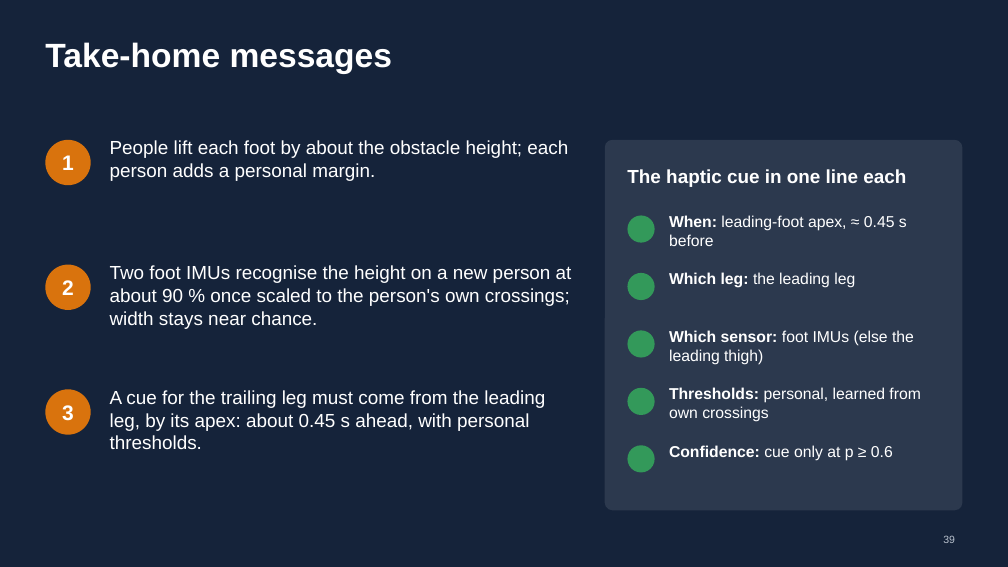
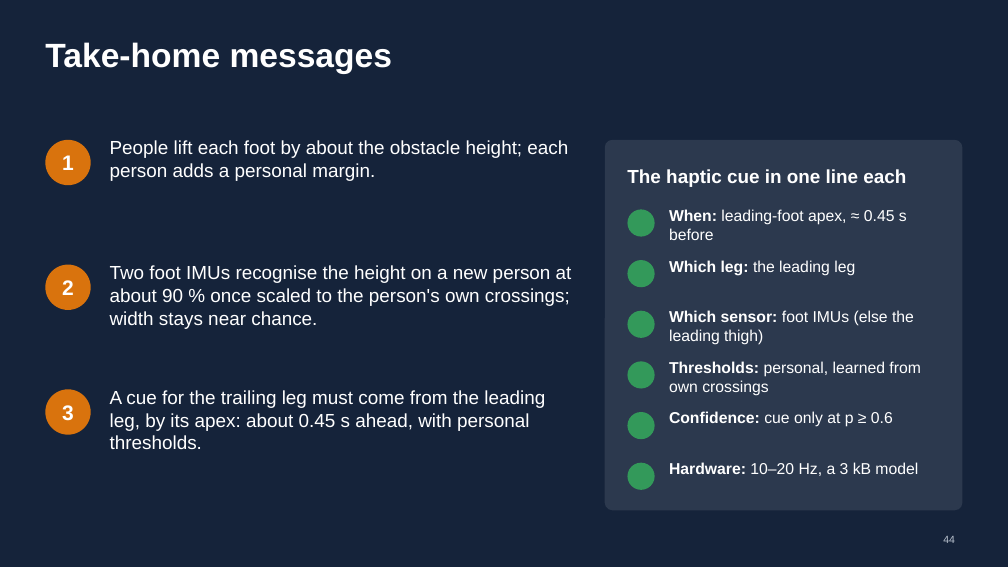
Before and after one commit to ehsansharafianm/imu-obstacle-crossing-analysis, a slide deck: slide 44 of Presentations/26-10-31-ml-haptic-results-101-110.pptx (slide 39 before the commit). Drawn at 1008x567 pixels with LibreOffice and Linux fonts; fonts in the diff are those of the drawing; background and template pictures are left out. Boxes give left, top, right and bottom in pixels: in the first picture for what was removed or moved away, otherwise in the second. Text is boxed around its words. In the diff, an @@ line names an element or a change of style, - is before the commit and + after.

```diff
--- a/Presentations/26-10-31-ml-haptic-results-101-110.pptx
+++ b/Presentations/26-10-31-ml-haptic-results-101-110.pptx
@@ ellipse moved from (x1=628, y1=216, x2=655, y2=243) to (x1=628, y1=209, x2=655, y2=237) @@
@@ text "When: leading-foot apex, ≈ 0.45 ..." moved from (x1=669, y1=215, x2=907, y2=246) to (x1=669, y1=209, x2=907, y2=240) @@
@@ ellipse moved from (x1=628, y1=273, x2=655, y2=300) to (x1=628, y1=260, x2=655, y2=287) @@
@@ text "Which leg: the leading leg" moved from (x1=669, y1=272, x2=855, y2=288) to (x1=669, y1=260, x2=855, y2=276) @@
@@ ellipse moved from (x1=628, y1=330, x2=655, y2=358) to (x1=628, y1=311, x2=655, y2=338) @@
@@ text "Which sensor: foot IMUs (else ..." moved from (x1=669, y1=330, x2=914, y2=365) to (x1=669, y1=310, x2=914, y2=345) @@
@@ text "Thresholds: personal, learned from own ..." moved from (x1=669, y1=387, x2=920, y2=422) to (x1=669, y1=361, x2=920, y2=396) @@
@@ ellipse moved from (x1=628, y1=388, x2=655, y2=415) to (x1=628, y1=361, x2=655, y2=389) @@
@@ ellipse moved from (x1=628, y1=445, x2=655, y2=473) to (x1=628, y1=412, x2=655, y2=439) @@
@@ text "Confidence: cue only at p ..." moved from (x1=669, y1=445, x2=893, y2=461) to (x1=669, y1=411, x2=893, y2=427) @@
@@ ellipse added at (x1=628, y1=463, x2=655, y2=490), fill #33995A @@
@@ text added at (x1=669, y1=462, x2=918, y2=476), 15 pt, text #FFFFFF @@
+Hardware: 10–20 Hz, a 3 kB model
@@ page number at (x1=943, y1=536, x2=955, y2=543): text changed @@
-39
+44
```
Also in this commit, not shown: 4 other slides changed, 5 slides added, 54 other files.
